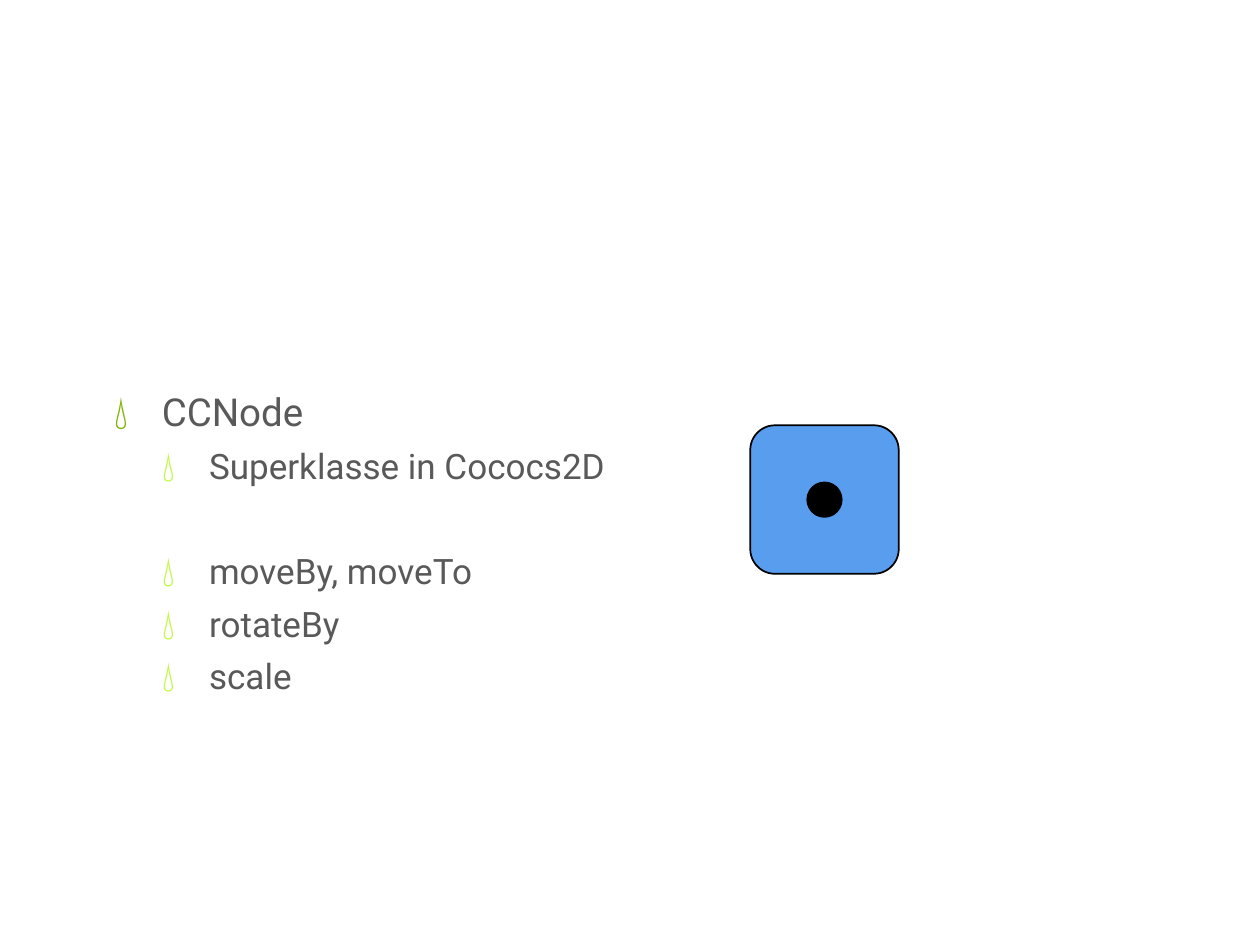
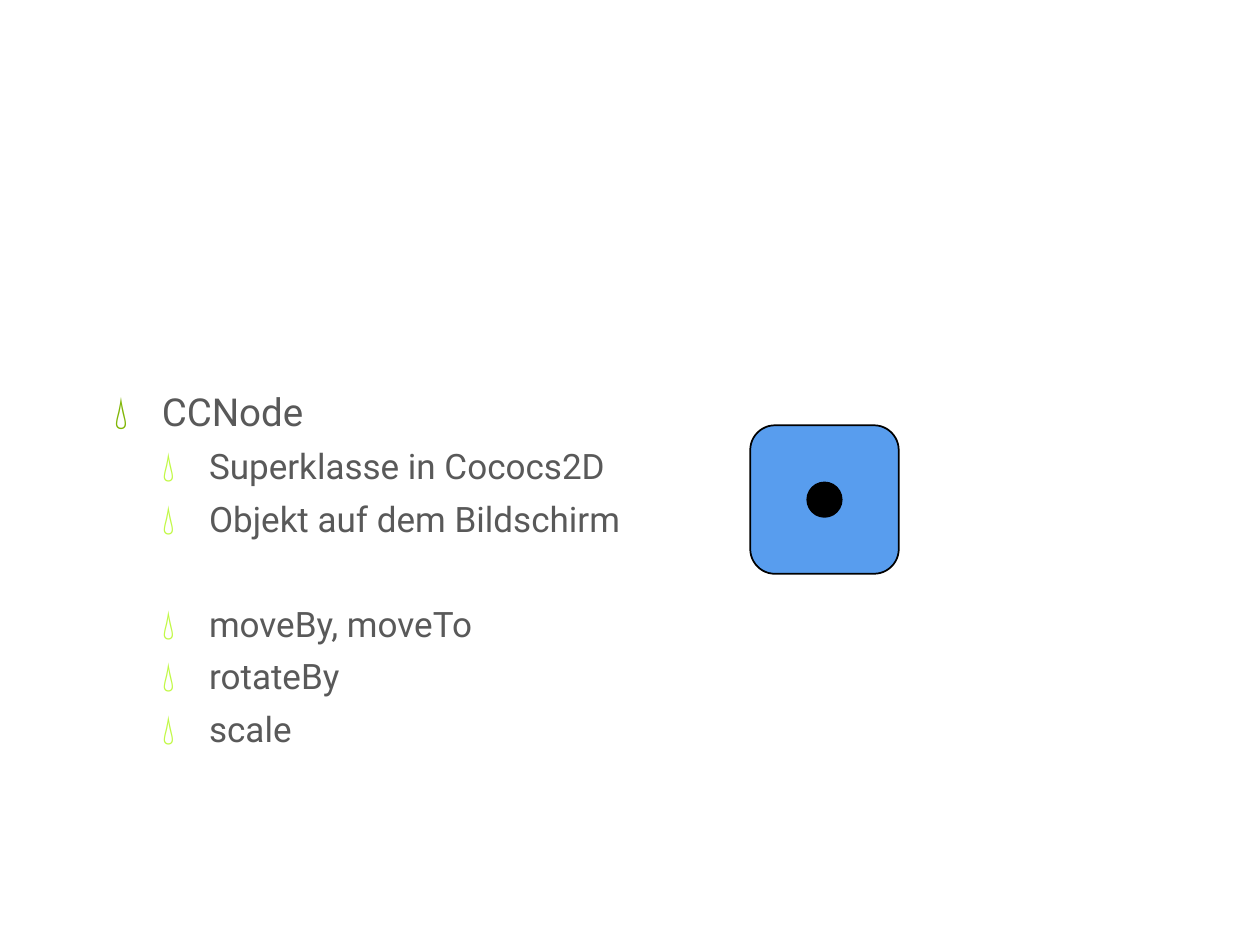
Before and after one commit to iluuu1994/Super-Mario-Bros, a slide deck: slide 18 of Resources/docs/CGR Präsentation.pptx (slide 14 before the commit). Drawn at 1260x945 pixels with LibreOffice and Linux fonts; fonts in the diff are those of the drawing; background and template pictures are left out. Boxes give left, top, right and bottom in pixels: in the first picture for what was removed or moved away, otherwise in the second. Text is boxed around its words. In the diff, an @@ line names an element or a change of style, - is before the commit and + after.

```diff
--- a/Resources/docs/CGR Präsentation.pptx
+++ b/Resources/docs/CGR Präsentation.pptx
@@ text at bbox=[209, 505, 620, 540]: paragraph added @@
+  💧 Objekt auf dem Bildschirm
```
Also in this commit, not shown: 2 other slides changed, 4 slides added, 1 other file.
